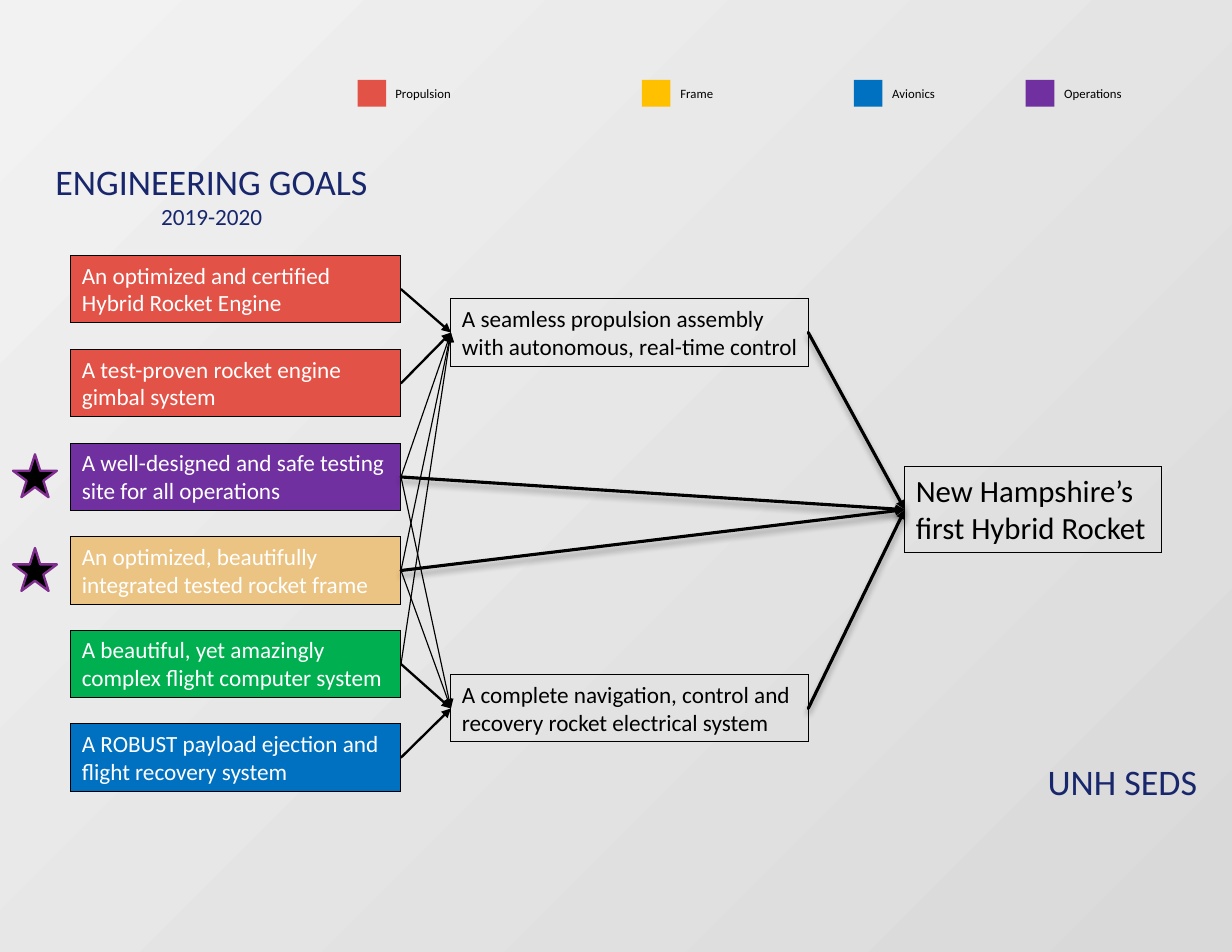
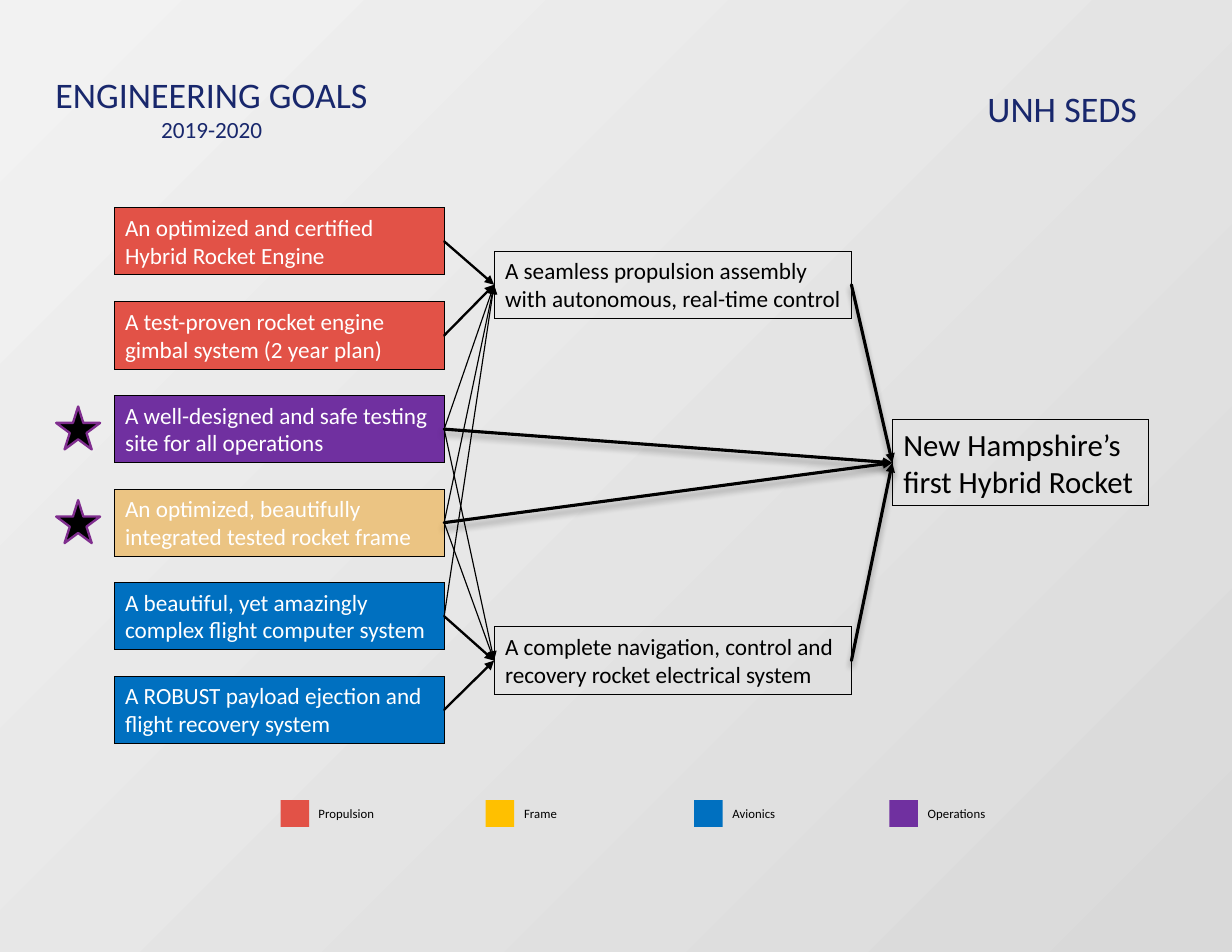
Before and after one commit to Maeswoon/UNHSEDS, a slide deck: slide 3 of Engineering/2019-2020/Engineering Management/Engineering Organization Chart.pptx (slide 2 before the commit). Drawn at 1232x952 pixels with LibreOffice and Linux fonts; fonts in the diff are those of the drawing; background and template pictures are left out. Boxes give left, top, right and bottom in pixels: in the first picture for what was removed or moved away, otherwise in the second. Text is boxed around its words. In the diff, an @@ line names an element or a change of style, - is before the commit and + after.

```diff
--- a/Engineering/2019-2020/Engineering Management/Engineering Organization Chart.pptx
+++ b/Engineering/2019-2020/Engineering Management/Engineering Organization Chart.pptx
@@ title "ENGINEERING GOALS 2019-2020": place and size @@
-title "ENGINEERING GOALS 2019-2020" at box(55, 171, 368, 225)
+title "ENGINEERING GOALS 2019-2020" at box(55, 84, 368, 138)
@@ text "UNH SEDS": place and size @@
-text "UNH SEDS" at box(1048, 771, 1197, 796)
+text "UNH SEDS" at box(987, 98, 1137, 123)
@@ 2 rectangles, 2 arrows, 1 star: place and size @@
-2 rectangles, 2 arrows, 1 star at box(13, 289, 809, 741)
+2 rectangles, 2 arrows, 1 star at box(56, 242, 851, 694)
@@ arrow moved from (809, 333) - (905, 510) to (851, 284) - (893, 463) @@
@@ text in rectangle at box(125, 314, 385, 362): text changed @@
-A test-proven rocket engine gimbal system
+A test-proven rocket engine gimbal system (2 year plan)
@@ arrow moved from (401, 477) - (905, 510) to (445, 429) - (893, 463) @@
@@ rectangle "New Hampshire’s first Hybrid Rocket": place and size @@
-rectangle "New Hampshire’s first Hybrid Rocket" at box(905, 467, 1161, 553)
+rectangle "New Hampshire’s first Hybrid Rocket" at box(893, 420, 1149, 506)
@@ arrow moved from (401, 570) - (905, 510) to (445, 523) - (893, 463) @@
@@ arrow moved from (809, 709) - (905, 510) to (851, 661) - (893, 463) @@
@@ rectangle "A beautiful, yet amazingly complex ..." at box(114, 582, 445, 650): fill #00B050 to #0070C0 @@
@@ 7 arrows, 6 rectangles, 1 star: place and size @@
-7 arrows, 6 rectangles, 1 star at box(13, 255, 809, 791)
+7 arrows, 6 rectangles, 1 star at box(56, 207, 851, 744)
@@ rectangle: place and size @@
-rectangle at box(357, 80, 386, 106)
+rectangle at box(281, 800, 310, 827)
@@ text "Propulsion": place and size @@
-text "Propulsion" at box(395, 89, 451, 100)
+text "Propulsion" at box(318, 809, 374, 820)
@@ rectangle: place and size @@
-rectangle at box(642, 80, 671, 106)
+rectangle at box(486, 800, 515, 827)
@@ text "Frame": place and size @@
-text "Frame" at box(680, 89, 713, 98)
+text "Frame" at box(524, 810, 557, 818)
@@ rectangle: place and size @@
-rectangle at box(853, 80, 883, 106)
+rectangle at box(694, 800, 724, 827)
@@ text "Avionics": place and size @@
-text "Avionics" at box(892, 89, 935, 98)
+text "Avionics" at box(732, 809, 775, 818)
@@ rectangle: place and size @@
-rectangle at box(1026, 80, 1055, 106)
+rectangle at box(889, 800, 918, 827)
@@ text "Operations": place and size @@
-text "Operations" at box(1064, 89, 1122, 100)
+text "Operations" at box(928, 809, 986, 820)
```
Also in this commit, not shown: 1 slide added, 1 other file.
